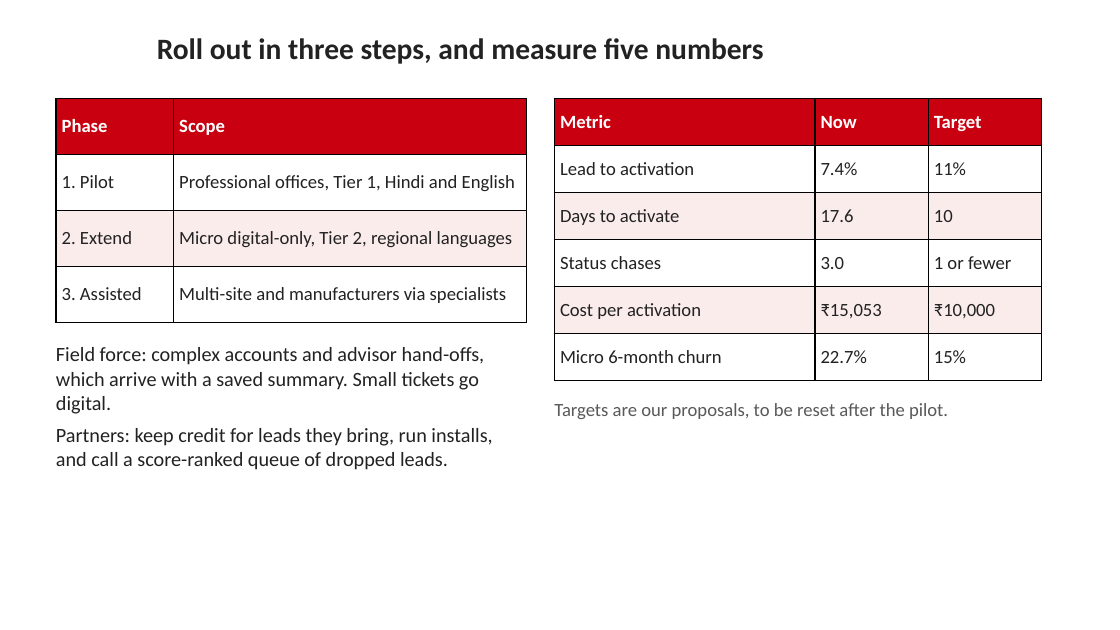
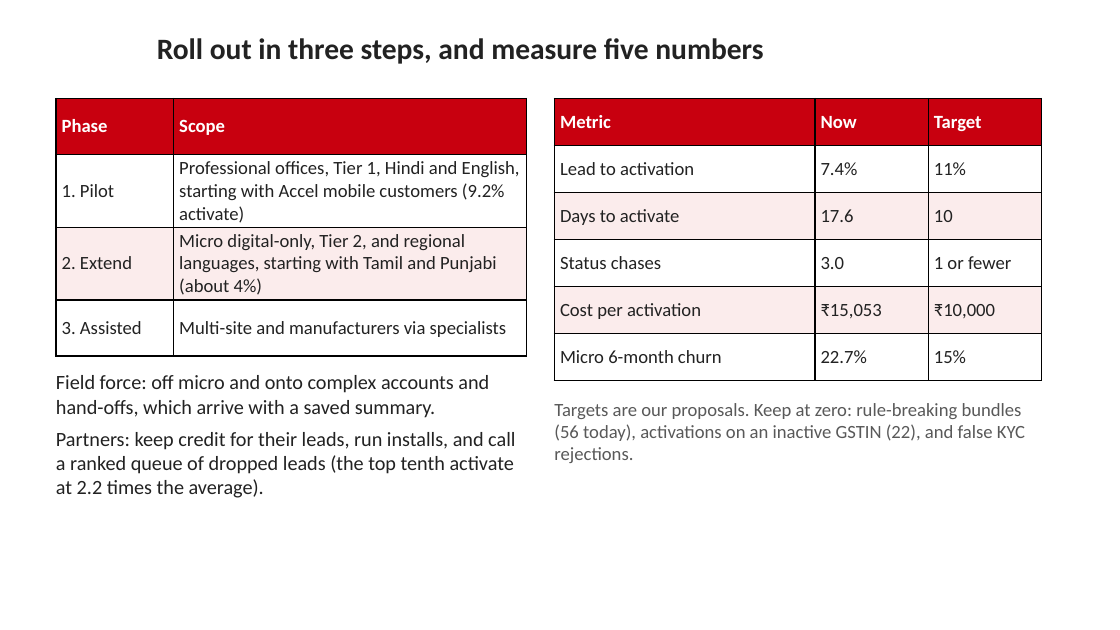
Before and after one commit to adityamalik24/udyam-digital, a slide deck: slide 9 of docs/Udyam_Digital_Business_Case.pptx. Drawn at 1120x630 pixels with LibreOffice and Linux fonts; fonts in the diff are those of the drawing; background and template pictures are left out. Boxes give left, top, right and bottom in pixels: in the first picture for what was removed or moved away, otherwise in the second. Text is boxed around its words. In the diff, an @@ line names an element or a change of style, - is before the commit and + after.

```diff
--- a/docs/Udyam_Digital_Business_Case.pptx
+++ b/docs/Udyam_Digital_Business_Case.pptx
@@ table at [56,99,526,341] @@
-row 2, column 2: Professional offices, Tier 1, Hindi and English
+row 2, column 2: Professional offices, Tier 1, Hindi and English, starting with Accel mobile customers (9.2% activate)
-row 3, column 2: Micro digital-only, Tier 2, regional languages
+row 3, column 2: Micro digital-only, Tier 2, and regional languages, starting with Tamil and Punjabi (about 4%)
@@ text at [56,375,515,498]: text changed @@
-Field force: complex accounts and advisor hand-offs, which arrive with a saved summary. Small tickets go digital.
-Partners: keep credit for leads they bring, run installs, and call a score-ranked queue of dropped leads.
+Field force: off micro and onto complex accounts and hand-offs, which arrive with a saved summary.
+Partners: keep credit for their leads, run installs, and call a ranked queue of dropped leads (the top tenth activate at 2.2 times the average).
@@ text at [554,403,1025,463]: text changed @@
-Targets are our proposals, to be reset after the pilot.
+Targets are our proposals. Keep at zero: rule-breaking bundles (56 today), activations on an inactive GSTIN (22), and false KYC rejections.
```
Also in this commit, not shown: 5 other slides changed, 35 other files.
